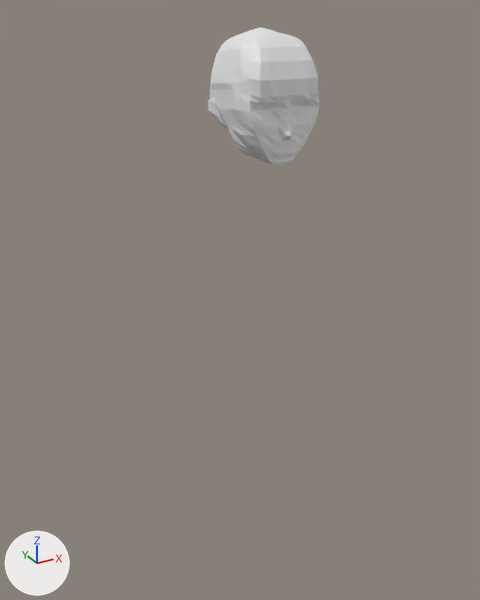
The Blender file Modeling/블렌드파일/Character_v3.blend as it was, and as the next commit left it.
Before and after are seen from a 50 mm lens placed at (-1.9, -3.2, 5.06), pointed at (-0.09, 0.08, 3.42). The axes (+X, +Y, +Z) are drawn at lower left. The lights are the same throughout.

In view in the first picture: '큐브'.
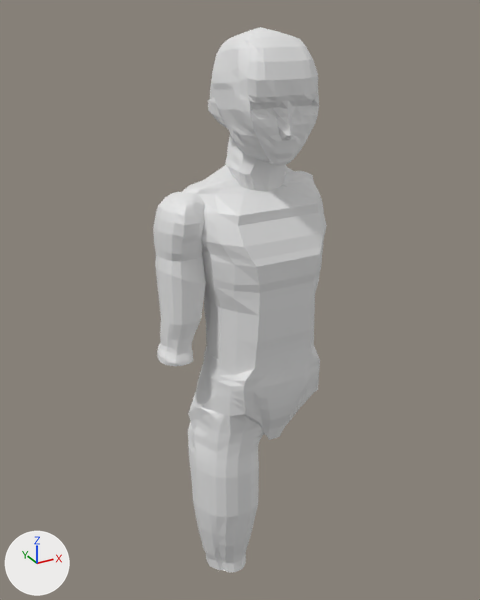
Pixel boxes (x1, y1, x2, y2) of what changed, in the pictures (480 x 600 px):
```json
{"object": "큐브.002", "change": "added", "after": [182, 165, 327, 369]}
{"object": "큐브.010", "change": "added", "after": [188, 407, 264, 572]}
{"object": "큐브.009", "change": "added", "after": [189, 346, 320, 440]}
{"object": "큐브.004", "change": "added", "after": [154, 243, 206, 351]}
{"object": "큐브.003", "change": "added", "after": [153, 192, 205, 254]}
{"object": "큐브.001", "change": "added", "after": [225, 134, 287, 191]}
{"object": "큐브.005", "change": "added", "after": [157, 342, 193, 366]}
```

Scene script edits in JSON lines:
```json
{"op": "add", "block": "me_큐브_012", "code": ["me_큐브_012 = bpy.data.meshes.new('큐브.012')", "me_큐브_012.from_pydata(...)  # 382 vertices, 378 faces; spans x -1.31..0.96, y -1.53..1.09, z -1.44..1.48"]}
{"op": "add", "block": "me_큐브_011", "code": ["me_큐브_011 = bpy.data.meshes.new('큐브.011')", "me_큐브_011.from_pydata(...)  # 312 vertices, 310 faces; spans x -1.26..1.26, y -1.27..1.32, z -0.96..1.69"]}
{"op": "add", "block": "me_큐브_005", "code": ["me_큐브_005 = bpy.data.meshes.new('큐브.005')", "me_큐브_005.from_pydata(...)  # 114 vertices, 112 faces; spans x -1.14..1.04, y 28.37..30.87, z -0.29..0.97"]}
{"op": "add", "block": "me_큐브_004", "code": ["me_큐브_004 = bpy.data.meshes.new('큐브.004')", "me_큐브_004.from_pydata(...)  # 172 vertices, 170 faces; spans x -1.04..1.09, y -0.92..0.98, z -0.92..0.99"]}
{"op": "add", "block": "me_큐브_003", "code": ["me_큐브_003 = bpy.data.meshes.new('큐브.003')", "me_큐브_003.from_pydata(...)  # 196 vertices, 186 faces; spans x -1.18..1.41, y -1.09..1.05, z -0.82..1.09"]}
{"op": "add", "block": "me_큐브_002", "code": ["me_큐브_002 = bpy.data.meshes.new('큐브.002')", "me_큐브_002.from_pydata(...)  # 390 vertices, 388 faces; spans x -1.37..1.37, y -1.19..0.8, z -1.92..1.0"]}
{"op": "add", "block": "me_큐브_001", "code": ["me_큐브_001 = bpy.data.meshes.new('큐브.001')", "me_큐브_001.from_pydata(...)  # 115 vertices, 105 faces; spans x -1.08..1.08, y -1.01..1.37, z -1.1..1.05"]}
{"op": "add", "block": "ob_큐브_010", "code": ["ob_큐브_010 = bpy.data.objects.new('큐브.010', me_큐브_012)", "ob_큐브_010.location = (-0.276, -0.03, 2.212)", "ob_큐브_010.scale = (-0.203, -0.203, -0.476)"]}
{"op": "add", "block": "ob_큐브_009", "code": ["ob_큐브_009 = bpy.data.objects.new('큐브.009', me_큐브_011)", "ob_큐브_009.location = (0.0, 0.0, 2.939)", "ob_큐브_009.scale = (-0.348, -0.228, -0.228)"]}
{"op": "add", "block": "ob_큐브_005", "code": ["ob_큐브_005 = bpy.data.objects.new('큐브.005', me_큐브_005)", "ob_큐브_005.location = (-0.547, -2.577, 3.182)", "ob_큐브_005.scale = (0.0888, 0.0888, 0.0888)"]}
{"op": "add", "block": "ob_큐브_004", "code": ["ob_큐브_004 = bpy.data.objects.new('큐브.004', me_큐브_004)", "ob_큐브_004.location = (-0.496, 0.083, 3.543)", "ob_큐브_004.rotation_euler = (0.0, 0.0333, 0.0)  # degrees (0, 1.9, 0)", "ob_큐브_004.scale = (0.116, 0.168, 0.323)"]}
{"op": "add", "block": "ob_큐브_003", "code": ["ob_큐브_003 = bpy.data.objects.new('큐브.003', me_큐브_003)", "ob_큐브_003.location = (-0.482, 0.088, 3.97)", "ob_큐브_003.scale = (0.104, 0.158, 0.158)"]}
{"op": "add", "block": "ob_큐브_002", "code": ["ob_큐브_002 = bpy.data.objects.new('큐브.002', me_큐브_002)", "ob_큐브_002.location = (0.0, 0.06, 3.88)", "ob_큐브_002.scale = (0.315, 0.315, 0.381)"]}
{"op": "add", "block": "ob_큐브_001", "code": ["ob_큐브_001 = bpy.data.objects.new('큐브.001', me_큐브_001)", "ob_큐브_001.location = (0.0, 0.05, 4.28)", "ob_큐브_001.rotation_euler = (0.0179, 0.0, 0.0)  # degrees (1, 0, 0)", "ob_큐브_001.scale = (0.149, 0.149, 0.147)"]}
```
